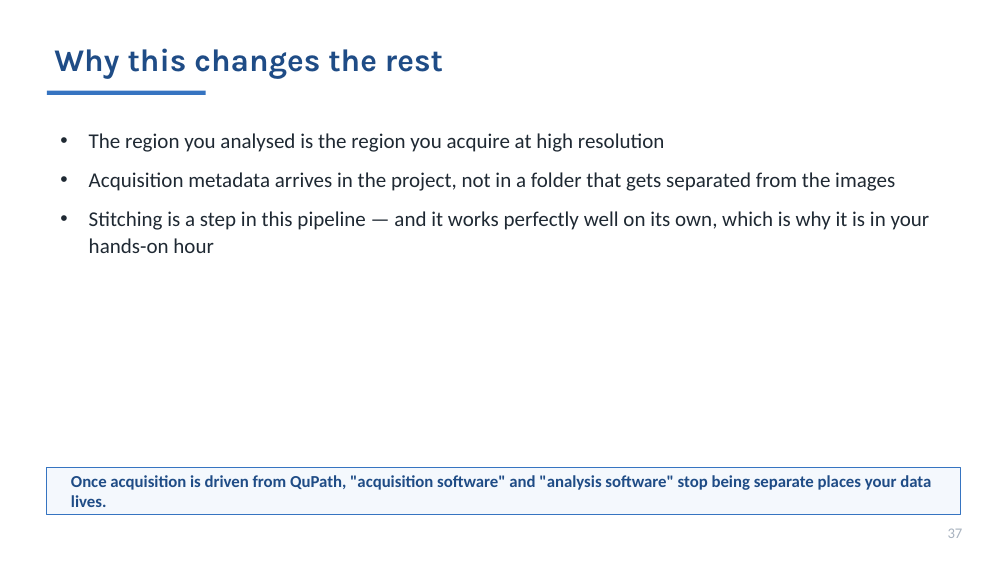
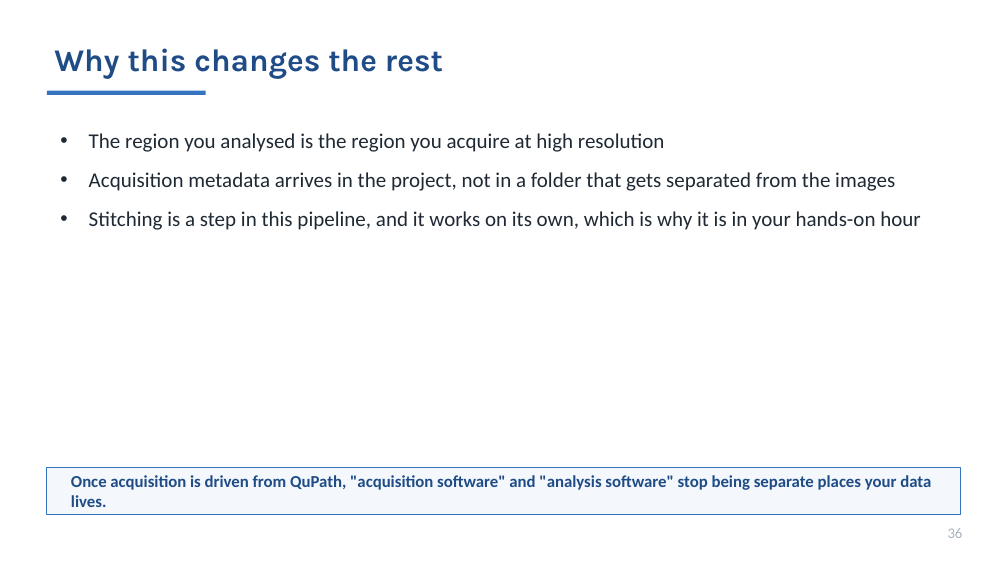
Before and after one commit to MichaelSNelson/BINA-I2K-2026-QuPath-Extensions, a slide deck: slide 36 of I2K_2026_QuPath_Extensions.pptx (slide 37 before the commit). Drawn at 1008x567 pixels with LibreOffice and Linux fonts; fonts in the diff are those of the drawing. Boxes give left, top, right and bottom in pixels: in the first picture for what was removed or moved away, otherwise in the second. Text is boxed around its words. In the diff, an @@ line names an element or a change of style, - is before the commit and + after.

```diff
--- a/I2K_2026_QuPath_Extensions.pptx
+++ b/I2K_2026_QuPath_Extensions.pptx
@@ text at box(89, 211, 920, 230): text changed @@
-• Stitching is a step in this pipeline — and it works perfectly well on its own, which is why it is in your hands-on hour
+• Stitching is a step in this pipeline, and it works on its own, which is why it is in your hands-on hour
@@ text at box(948, 528, 963, 538): text changed @@
-37
+36
```
Also in this commit, not shown: 42 other slides changed, 1 slide removed, 4 other files.
